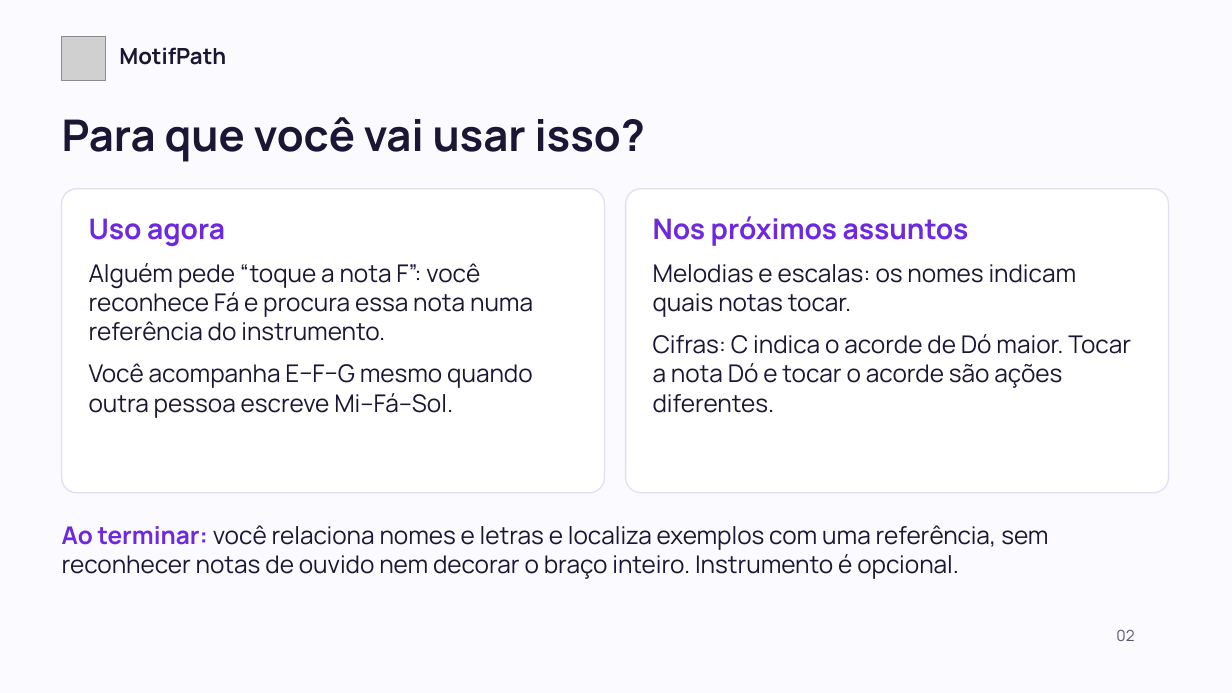
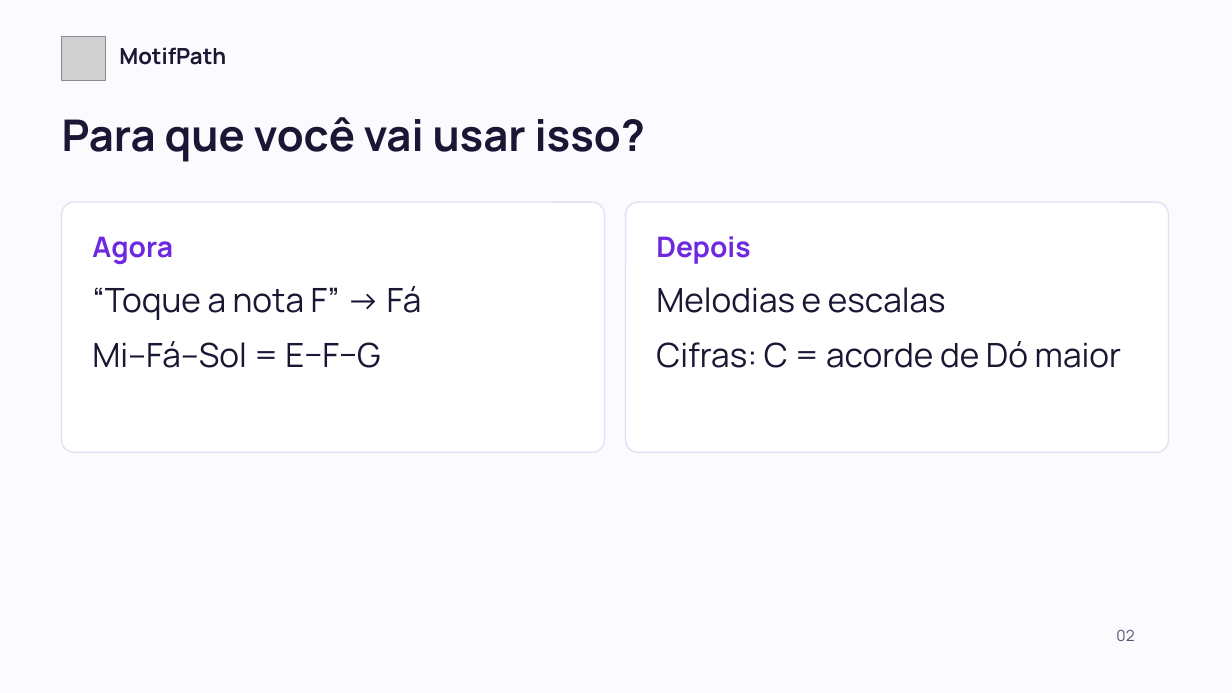
Before and after one commit to motifpath/motifpath-specs, a slide deck: slide 2 of curriculum/content/first-notes/slides/lesson-a.pt-BR.pptx. Drawn at 1232x693 pixels with LibreOffice and Linux fonts; fonts in the diff are those of the drawing; grey boxes stand for pictures. Boxes give left, top, right and bottom in pixels: in the first picture for what was removed or moved away, otherwise in the second. Text is boxed around its words. In the diff, an @@ line names an element or a change of style, - is before the commit and + after.

```diff
--- a/curriculum/content/first-notes/slides/lesson-a.pt-BR.pptx
+++ b/curriculum/content/first-notes/slides/lesson-a.pt-BR.pptx
@@ rounded rectangle: place and size @@
-rounded rectangle at <box>62,189,605,493</box>
+rounded rectangle at <box>62,202,605,453</box>
@@ rounded rectangle: place and size @@
-rounded rectangle at <box>626,189,1169,493</box>
+rounded rectangle at <box>626,202,1169,453</box>
@@ text at <box>92,236,173,264</box>: text changed @@
-Uso agora
+Agora
@@ text at <box>656,236,750,264</box>: text changed @@
-Nos próximos assuntos
+Depois
@@ text at <box>92,286,422,368</box>: text changed; size 19 to 26 pt @@
-Alguém pede “toque a nota F”: você reconhece Fá e procura essa nota numa referência do instrumento.
-Você acompanha E–F–G mesmo quando outra pessoa escreve Mi–Fá–Sol.
+“Toque a nota F” → Fá
+Mi–Fá–Sol = E–F–G
@@ text at <box>656,287,1121,368</box>: text changed; size 19 to 26 pt @@
-Melodias e escalas: os nomes indicam quais notas tocar.
-Cifras: C indica o acorde de Dó maior. Tocar a nota Dó e tocar o acorde são ações diferentes.
+Melodias e escalas
+Cifras: C = acorde de Dó maior
@@ text removed at <box>62,525,1048,579</box> @@
-Ao terminar: você relaciona nomes e letras e localiza exemplos com uma referência, sem reconhecer notas de ouvido nem decorar o braço inteiro. Instrumento é opcional.
```
Also in this commit, not shown: 9 other slides changed, 5 other files.
